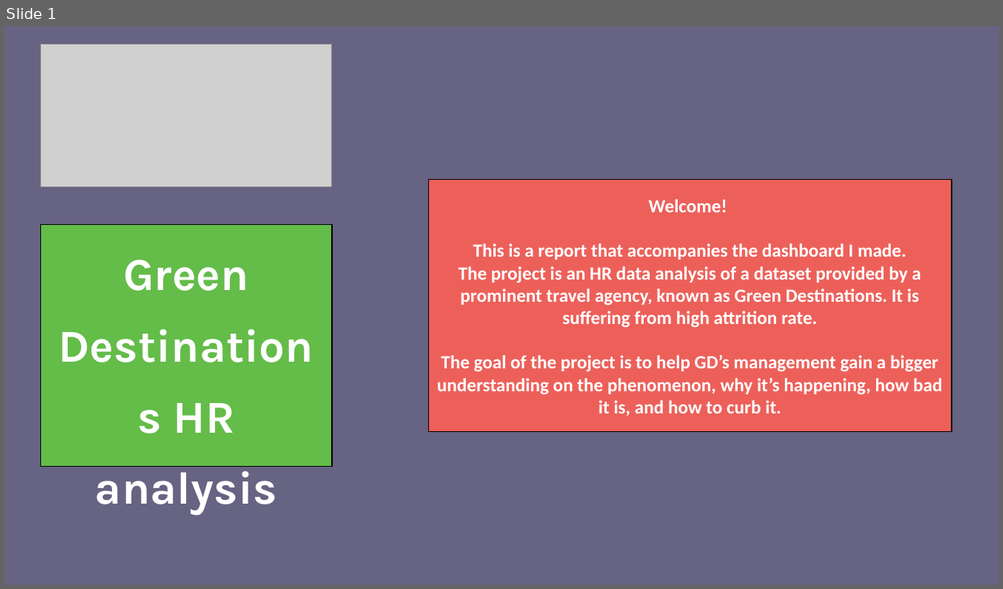
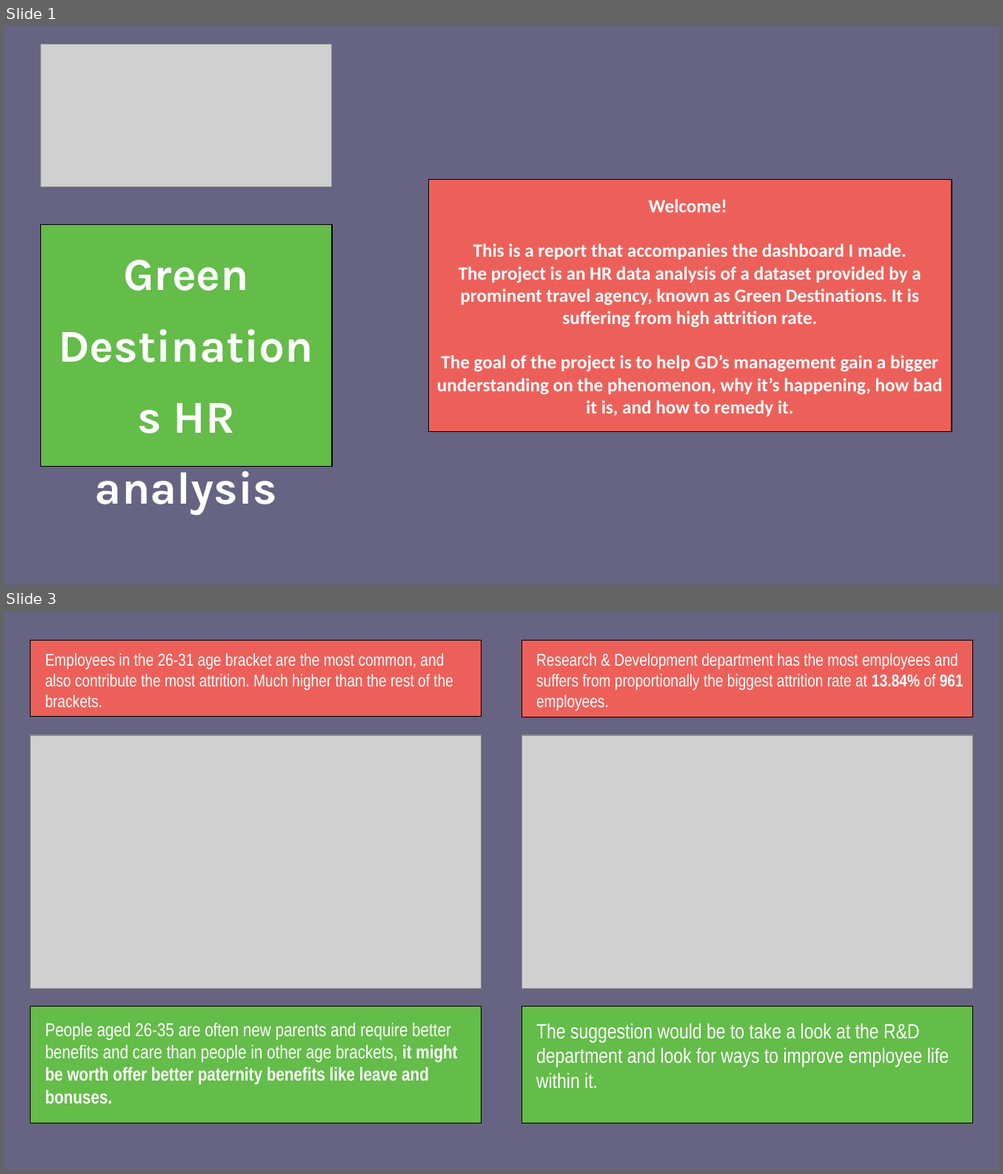
Before and after one commit to khaled-mehizel/HR-analysis, a slide deck: Report/GD HR report.pptx. Shown one above the other, each under a label of ours: slide 1 before the commit, slides 1 and 3 after it; the slides between them are not shown. The pictures are 1003x589 and 1003x1174 pixels, drawn with LibreOffice and Linux fonts; fonts in the diff are those of the drawing; grey boxes stand for pictures. Boxes give left, top, right and bottom in pixels: in the first picture for what was removed or moved away, otherwise in the second. Text is boxed around its words. In the diff, an @@ line names an element or a change of style, - is before the commit and + after.

```diff
--- a/Report/GD HR report.pptx
+++ b/Report/GD HR report.pptx
@@ slide 3 added at (x1=4, y1=611, x2=999, y2=1170), background #676382 @@
@@ rectangle added at (x1=30, y1=640, x2=481, y2=716), fill #ED605A, outline #000000 0.75 pt, 16.6 pt, text #FFFFFF @@
+Employees in the 26-31 age bracket are the most common, and also contribute the most attrition. Much higher than the rest of the brackets.
@@ rectangle added at (x1=522, y1=640, x2=973, y2=717), fill #ED605A, outline #000000 0.75 pt, 16.6 pt, text #FFFFFF @@
+Research & Development department has the most employees and suffers from proportionally the biggest attrition rate at 13.84% of 961 employees.
@@ picture added at (x1=30, y1=735, x2=481, y2=989) @@
@@ picture added at (x1=522, y1=735, x2=973, y2=989) @@
@@ rectangle added at (x1=30, y1=1006, x2=481, y2=1124), fill #64BC49, outline #000000 0.75 pt, 18 pt, text #FFFFFF @@
+People aged 26-35 are often new parents and require better benefits and care than people in other age brackets, it might be worth offer better paternity benefits like leave and bonuses.
@@ rectangle added at (x1=522, y1=1006, x2=973, y2=1124), fill #64BC49, outline #000000 0.75 pt, 20 pt, text #FFFFFF @@
+The suggestion would be to take a look at the R&D department and look for ways to improve employee life within it.
@@ slide 1 changed as well @@
@@ text in rectangle at (x1=437, y1=355, x2=942, y2=417): text changed @@
-The goal of the project is to help GD’s management gain a bigger understanding on the phenomenon, why it’s happening, how bad it is, and how to curb it.
+The goal of the project is to help GD’s management gain a bigger understanding on the phenomenon, why it’s happening, how bad it is, and how to remedy it.
```
Also in this commit, not shown: 7 other slides added, 6 slides removed, 4 other files.
